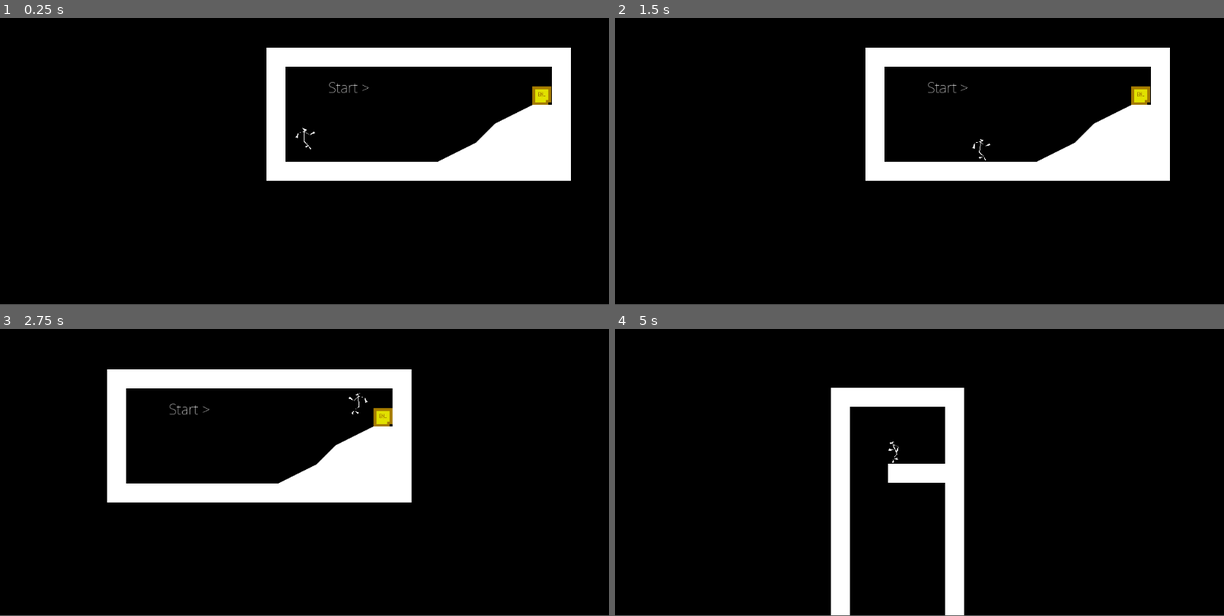
Above: before the commit, frames 1-4 (two rows, left to right).
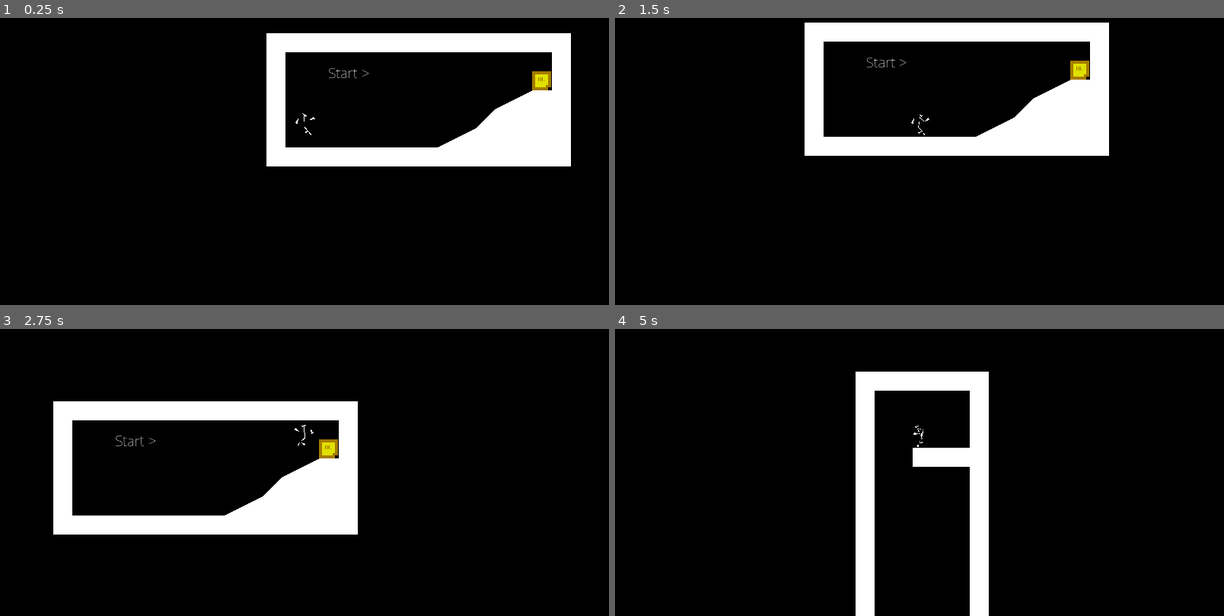
Above: after the commit, the same moments.

Repository: Luraktinus/EN_
Game: Godot game, scene res://Levels/Start.tscn
Same seed, same stepped clock (60 frames per second), same inputs: the game is played once before the commit and once after it.
Inputs:
- Up to frame 1 (0.25 s): no input
- Up to frame 2 (1.5 s): tap Enter (ui_accept) at 0.5, 1.35 s; hold Enter (ui_accept) 0.53-1.28 s; hold Right (ui_right) from 0.53 s (still down)
- Up to frame 3 (2.75 s): tap Enter (ui_accept) at 1.52, 1.82 s; release Right (ui_right) at 2.03 s; hold Left (ui_left) from 2.03 s (still down); hold Enter (ui_accept) from 2.03 s (still down)
- Up to frame 4 (5 s): release Left (ui_left) at 2.78 s; release Enter (ui_accept) at 2.78 s; hold Right (ui_right) 2.78-4.28 s; tap Enter (ui_accept) at 2.85, 3.02, 3.32, 4.35, 4.52, 4.82 s; hold Enter (ui_accept) 3.53-4.28 s; hold Left (ui_left) from 4.28 s (still down)
In our replay, the window is 800x468 before the commit and 800x469 after it. These sizes can differ from the game's own. Grey fills any space a smaller window leaves; there, only what the larger window draws over its background counts as a difference.

The runs differ from the first frame. In frame 1, 9.8% of the frame differs, in the area x 43-94%, y 5-57%; in frame 2, 20%, in the area x 31-92%, y 1-57%; in frame 3, 18%; in frame 4, 13%.

Commit message:
Android Port

Diff:
--- a/Player.tscn
+++ b/Player.tscn
@@ -1,7 +1,8 @@
-[gd_scene load_steps=12 format=2]
+[gd_scene load_steps=16 format=2]
 
 [ext_resource path="res://Player.gd" type="Script" id=1]
 [ext_resource path="res://bg.png" type="Texture" id=2]
+[ext_resource path="res://bttn_arrow.png" type="Texture" id=3]
 
 [sub_resource type="CapsuleShape2D" id=1]
 
@@ -2576,6 +2577,21 @@
 "values": [ 0.0 ]
 }
 
+[sub_resource type="RectangleShape2D" id=10]
+
+custom_solver_bias = 0.0
+extents = Vector2( 128, 128 )
+
+[sub_resource type="RectangleShape2D" id=11]
+
+custom_solver_bias = 0.0
+extents = Vector2( 128, 128 )
+
+[sub_resource type="RectangleShape2D" id=12]
+
+custom_solver_bias = 0.0
+extents = Vector2( 128, 128 )
+
 [node name="Player" type="KinematicBody2D"]
 input_pickable = false
 collision_layer = 1
@@ -2613,19 +2629,19 @@
 limit_right = 10000000
 limit_bottom = 10000000
 limit_smoothed = false
-drag_margin_h_enabled = true
-drag_margin_v_enabled = true
+drag_margin_h_enabled = false
+drag_margin_v_enabled = false
 smoothing_enabled = false
-smoothing_speed = 5.0
+smoothing_speed = 0.0
 offset_v = 0.0
 offset_h = 0.0
-drag_margin_left = 0.2
-drag_margin_top = 0.2
-drag_margin_right = 0.2
-drag_margin_bottom = 0.2
+drag_margin_left = 0.0
+drag_margin_top = 0.0
+drag_margin_right = 0.0
+drag_margin_bottom = 0.0
 editor_draw_screen = true
-editor_draw_limits = false
-editor_draw_drag_margin = false
+editor_draw_limits = true
+editor_draw_drag_margin = true
 
 [node name="RayRight" type="RayCast2D" parent="."]
 scale = Vector2( 1, 24 )
@@ -2661,6 +2677,7 @@
 blend_times = [  ]
 
 [node name="Sprite" type="Node2D" parent="."]
+editor/display_folded = true
 
 [node name="Spine" type="Polygon2D" parent="Sprite"]
 position = Vector2( -0.278748, -16.8324 )
@@ -2918,3 +2935,41 @@
 __meta__ = {
 "_edit_bone_": true
 }
+
+[node name="JUMP" type="TouchScreenButton" parent="."]
+position = Vector2( -1024, 320 )
+normal = ExtResource( 3 )
+pressed = ExtResource( 3 )
+bitmask = null
+shape = SubResource( 10 )
+shape_centered = true
+shape_visible = true
+passby_press = false
+action = "ui_accept"
+visibility_mode = 1
+
+[node name="LEFT" type="TouchScreenButton" parent="."]
+position = Vector2( 448, 576 )
+rotation = -1.5708
+normal = ExtResource( 3 )
+pressed = ExtResource( 3 )
+bitmask = null
+shape = SubResource( 11 )
+shape_centered = true
+shape_visible = true
+passby_press = false
+action = "ui_left"
+visibility_mode = 1
+
+[node name="RIGHT" type="TouchScreenButton" parent="."]
+position = Vector2( 1027.33, 306.349 )
+rotation = 1.5708
+normal = ExtResource( 3 )
+pressed = ExtResource( 3 )
+bitmask = null
+shape = SubResource( 12 )
+shape_centered = true
+shape_visible = true
+passby_press = false
+action = "ui_right"
+visibility_mode = 1
--- a/project.godot
+++ b/project.godot
@@ -24,7 +24,8 @@
 
 [display]
 
-window/size/resizable=false
+window/size/fullscreen=true
+window/stretch/mode="2d"
 
 [input]
 
Binary file added: bttn_arrow.png
Not shown, added: bttn_arrow.png.import
Not shown, changed: export_presets.cfg
Not shown, added: debug.keystore
